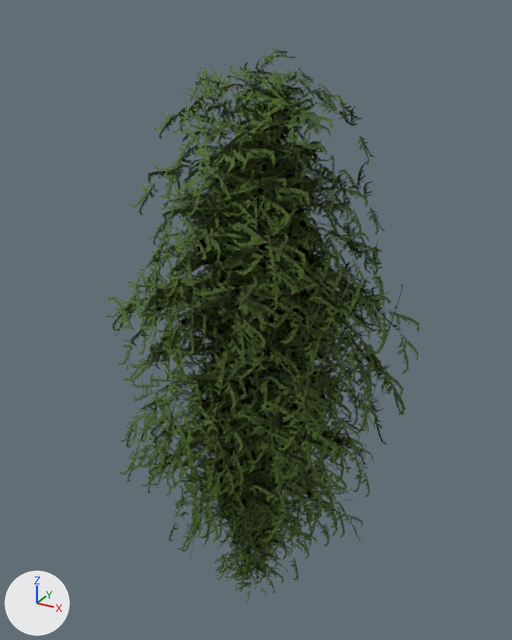
One commit to the glTF model godot/assets/models/birch_leaf.glb: the scene before it, then after it.
The view is the same before and after, from a 50 mm lens placed at (10.0, -17.82, 20.37), pointed at (-0.06, 0.46, 11.23). Every picture has the same lights, and +X, +Y and +Z are marked at lower left. The first picture is the older version.

In view in the first picture: 'birch_a', 'birch_b', 'birch_c', 'birch_sap_b' and 1 more.
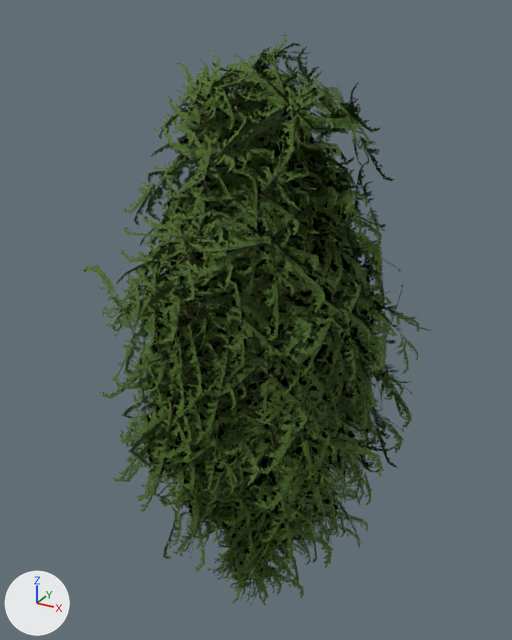
Pixel boxes [x1, y1, x2, y2] of what changed, in the pictures (512 x 640 px):
'birch_c_l2', added
    after: [80, 33, 431, 593]
'birch_c_l1', added
    after: [112, 44, 417, 587]
'birch_a_l1', added
    after: [114, 134, 382, 565]
'birch_a_l2', added
    after: [112, 131, 409, 548]
'birch_b_l2', added
    after: [136, 220, 398, 583]
'birch_b_l1', added
    after: [129, 217, 378, 585]
'birch_sap_b_l2', added
    after: [193, 506, 304, 605]
'birch_sap_b_l1', added (mostly hidden)
    after: [205, 522, 311, 594]
'birch_sap_a_l2', added
    after: [232, 546, 303, 603]
'birch_sap_a_l1', added (mostly hidden)
    after: [213, 534, 291, 599]

What changed in the scene script:
```text
Add me_birch_sap_b_l2_l:
    me_birch_sap_b_l2_l.from_pydata(...)  # 232 vertices, 116 faces; spans x -2.16..2.28, y -1.99..2.3, z 0.88..5.91
    me_birch_sap_b_l2_l.materials.append(mat_birch_twig)
Add me_birch_sap_b_l1_l:
    me_birch_sap_b_l1_l.from_pydata(...)  # 512 vertices, 256 faces; spans x -2.11..2.36, y -1.89..1.95, z 0.75..5.59
    me_birch_sap_b_l1_l.materials.append(mat_birch_twig)
Add me_birch_sap_a_l2_l:
    me_birch_sap_a_l2_l.from_pydata(...)  # 64 vertices, 32 faces; spans x -1.15..2.09, y -1.84..1.94, z 0.52..3.95
    me_birch_sap_a_l2_l.materials.append(mat_birch_twig)
Add me_birch_sap_a_l1_l:
    me_birch_sap_a_l1_l.from_pydata(...)  # 296 vertices, 148 faces; spans x -1.54..1.69, y -1.39..1.6, z 0.43..3.73
    me_birch_sap_a_l1_l.materials.append(mat_birch_twig)
Add me_birch_c_l2_l:
    me_birch_c_l2_l.from_pydata(...)  # 1384 vertices, 692 faces; spans x -4.6..5.4, y -4.9..4.7, z 3.7..19.9
    me_birch_c_l2_l.materials.append(mat_birch_twig)
Add me_birch_c_l1_l:
    me_birch_c_l1_l.from_pydata(...)  # 3440 vertices, 1720 faces; spans x -4.8..5.3, y -4.9..4.4, z 3.3..19.5
    me_birch_c_l1_l.materials.append(mat_birch_twig)
Add me_birch_b_l2_l:
    me_birch_b_l2_l.from_pydata(...)  # 1048 vertices, 524 faces; spans x -4.31..5.0, y -4.21..4.38, z 2.26..15.45
    me_birch_b_l2_l.materials.append(mat_birch_twig)
Add me_birch_b_l1_l:
    me_birch_b_l1_l.from_pydata(...)  # 2488 vertices, 1244 faces; spans x -3.75..4.21, y -3.82..4.44, z 2.34..15.33
    me_birch_b_l1_l.materials.append(mat_birch_twig)
Add me_birch_a_l2_l:
    me_birch_a_l2_l.from_pydata(...)  # 1240 vertices, 620 faces; spans x -5.43..5.11, y -4.45..4.85, z 3.06..17.43
    me_birch_a_l2_l.materials.append(mat_birch_twig)
Add me_birch_a_l1_l:
    me_birch_a_l1_l.from_pydata(...)  # 3040 vertices, 1520 faces; spans x -4.6..4.57, y -4.3..4.33, z 2.54..17.47
    me_birch_a_l1_l.materials.append(mat_birch_twig)
Add ob_birch_sap_b_l2:
    ob_birch_sap_b_l2 = bpy.data.objects.new('birch_sap_b_l2', me_birch_sap_b_l2_l)
    ob_birch_sap_b_l2.location = (0.0, 0.0, 0.0)
Add ob_birch_sap_b_l1:
    ob_birch_sap_b_l1 = bpy.data.objects.new('birch_sap_b_l1', me_birch_sap_b_l1_l)
    ob_birch_sap_b_l1.location = (0.0, 0.0, 0.0)
Add ob_birch_sap_a_l2:
    ob_birch_sap_a_l2 = bpy.data.objects.new('birch_sap_a_l2', me_birch_sap_a_l2_l)
    ob_birch_sap_a_l2.location = (0.0, 0.0, 0.0)
Add ob_birch_sap_a_l1:
    ob_birch_sap_a_l1 = bpy.data.objects.new('birch_sap_a_l1', me_birch_sap_a_l1_l)
    ob_birch_sap_a_l1.location = (0.0, 0.0, 0.0)
Add ob_birch_c_l2:
    ob_birch_c_l2 = bpy.data.objects.new('birch_c_l2', me_birch_c_l2_l)
    ob_birch_c_l2.location = (0.0, 0.0, 0.0)
Add ob_birch_c_l1:
    ob_birch_c_l1 = bpy.data.objects.new('birch_c_l1', me_birch_c_l1_l)
    ob_birch_c_l1.location = (0.0, 0.0, 0.0)
Add ob_birch_b_l2:
    ob_birch_b_l2 = bpy.data.objects.new('birch_b_l2', me_birch_b_l2_l)
    ob_birch_b_l2.location = (0.0, 0.0, 0.0)
Add ob_birch_b_l1:
    ob_birch_b_l1 = bpy.data.objects.new('birch_b_l1', me_birch_b_l1_l)
    ob_birch_b_l1.location = (0.0, 0.0, 0.0)
Add ob_birch_a_l2:
    ob_birch_a_l2 = bpy.data.objects.new('birch_a_l2', me_birch_a_l2_l)
    ob_birch_a_l2.location = (0.0, 0.0, 0.0)
Add ob_birch_a_l1:
    ob_birch_a_l1 = bpy.data.objects.new('birch_a_l1', me_birch_a_l1_l)
    ob_birch_a_l1.location = (0.0, 0.0, 0.0)
```
